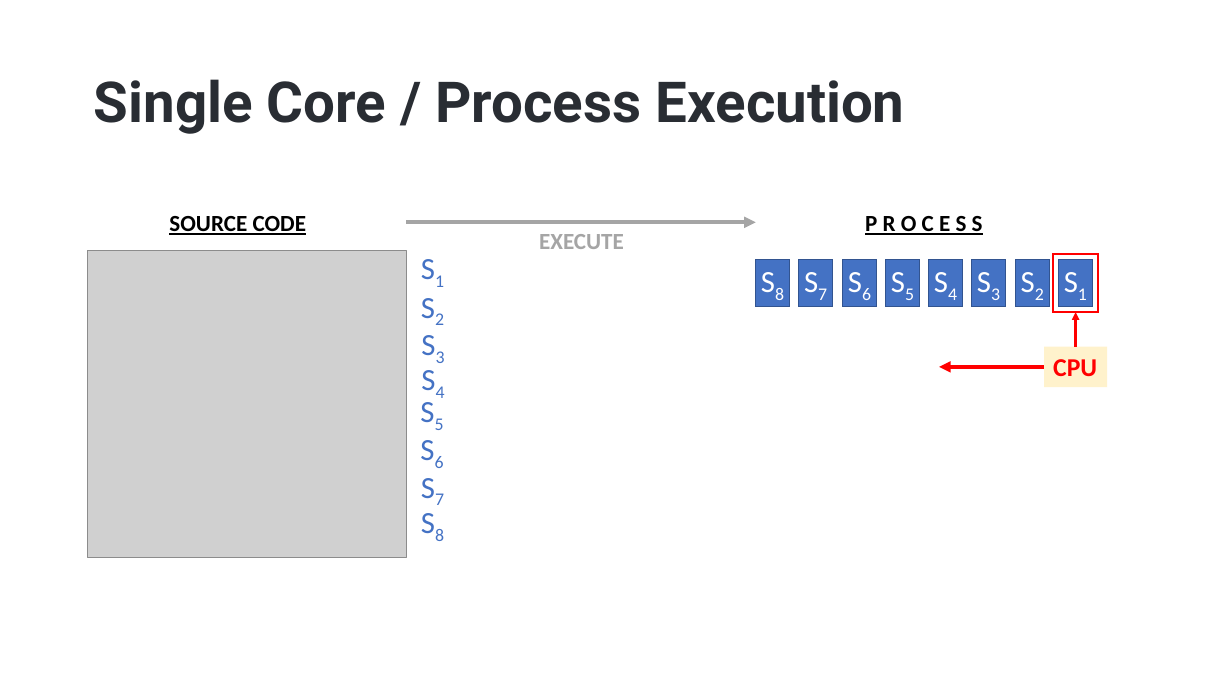
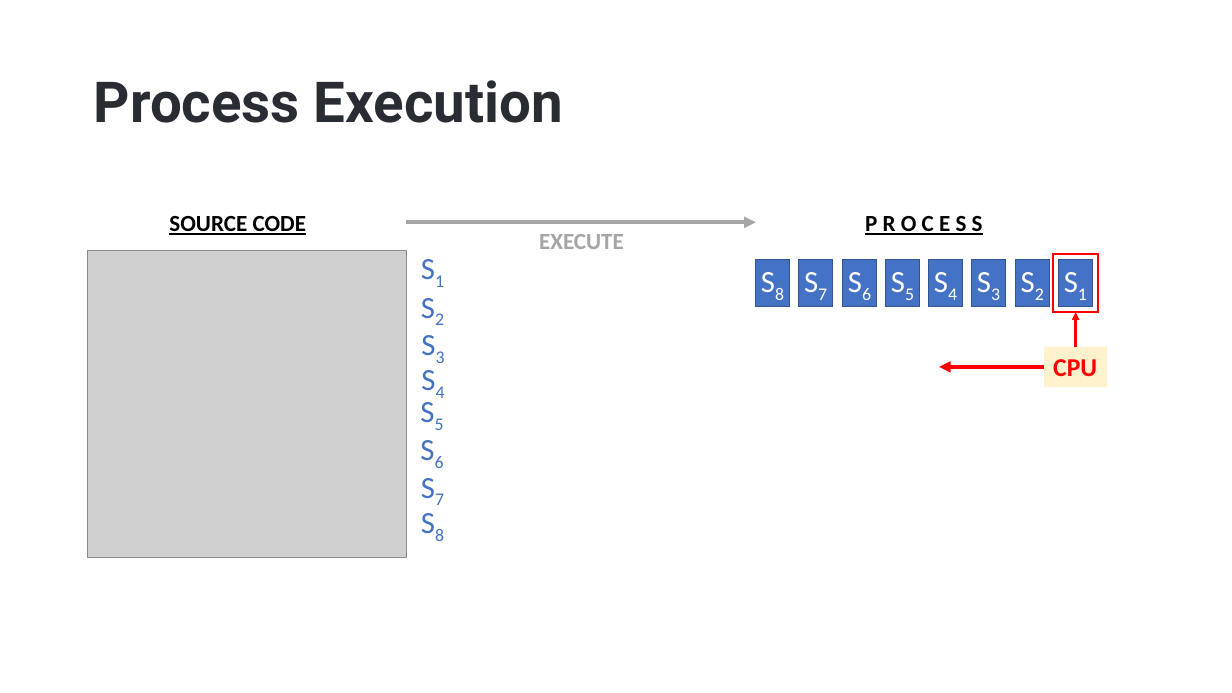
Before and after one commit to hikalkan/presentations, a slide deck: slide 4 of 2023-06-01 Dealing with Concurrency - Multi-Threading in Dotnet/Dotnet-Multi-Threading.pptx. Drawn at 1232x693 pixels with LibreOffice and Linux fonts; fonts in the diff are those of the drawing; grey boxes stand for pictures; background and template pictures are left out. Boxes give left, top, right and bottom in pixels: in the first picture for what was removed or moved away, otherwise in the second. Text is boxed around its words. In the diff, an @@ line names an element or a change of style, - is before the commit and + after.

```diff
--- a/2023-06-01 Dealing with Concurrency - Multi-Threading in Dotnet/Dotnet-Multi-Threading.pptx
+++ b/2023-06-01 Dealing with Concurrency - Multi-Threading in Dotnet/Dotnet-Multi-Threading.pptx
@@ title at box(94, 80, 563, 123): text changed @@
-Single Core / Process Execution
+Process Execution
```
Also in this commit, not shown: 1 other slide changed, 1 slide removed.
